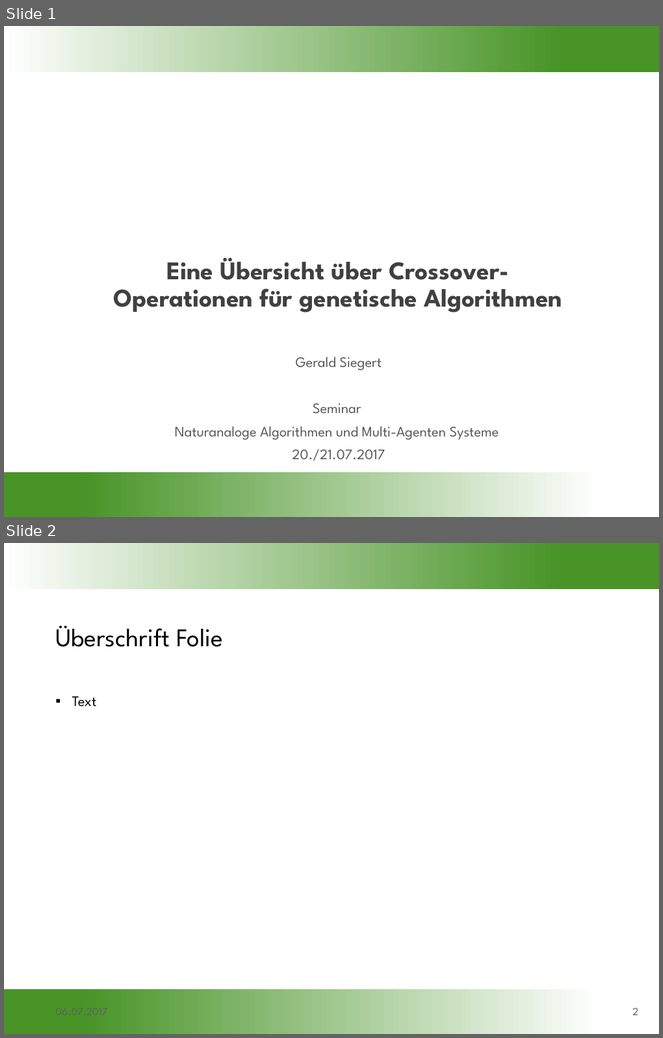
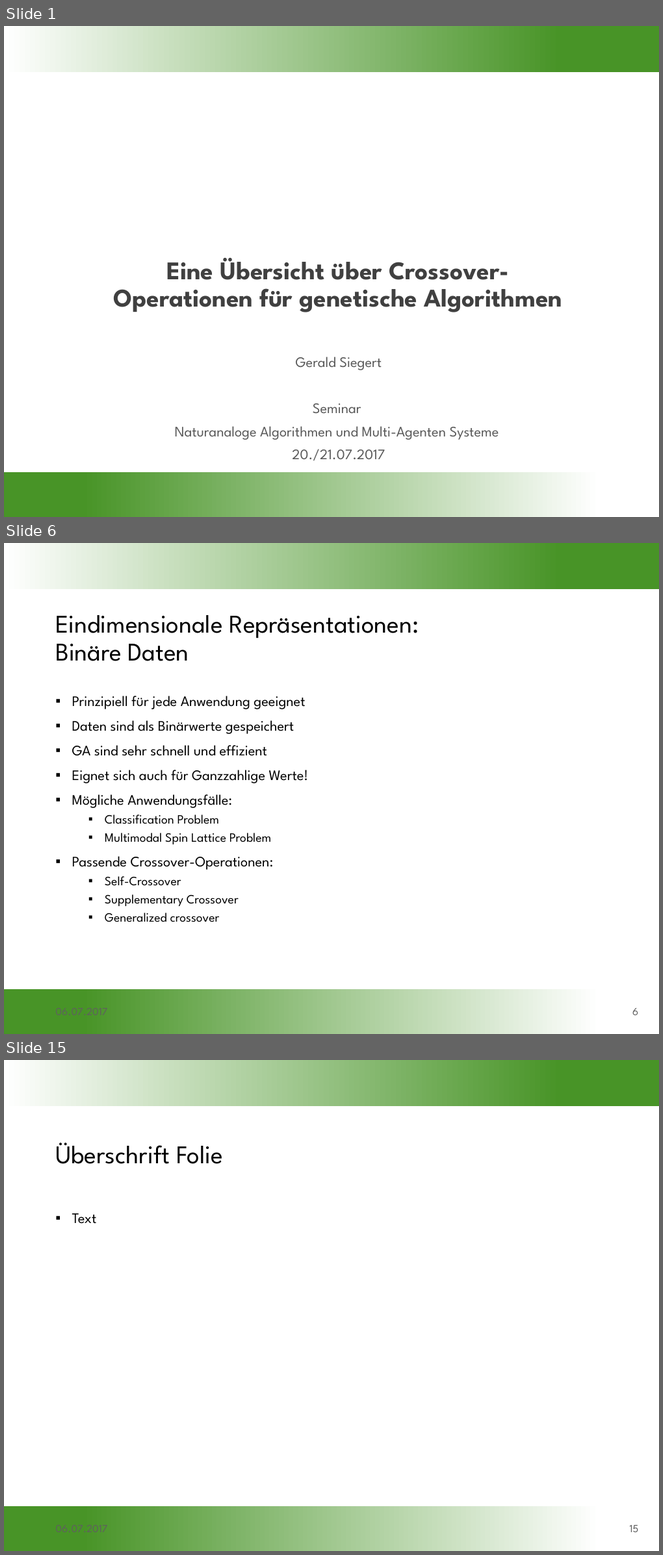
Before and after one commit to gobo7793/OC-Seminar, a slide deck: Vortragsfolien.pptx. Shown one above the other, each under a label of ours: slides 1 and 2 before the commit, slides 1, 6 and 15 after it; the slides between them are not shown. The pictures are 663x1038 and 663x1555 pixels, drawn with LibreOffice and Linux fonts; fonts in the diff are those of the drawing; background and template pictures are left out. Boxes give left, top, right and bottom in pixels: in the first picture for what was removed or moved away, otherwise in the second. Text is boxed around its words. In the diff, an @@ line names an element or a change of style, - is before the commit and + after.

```diff
--- a/Vortragsfolien.pptx
+++ b/Vortragsfolien.pptx
@@ slide 6 added at (x1=4, y1=543, x2=659, y2=1034), background #FFFFFF; not listed: 2 template elements that a slide beside it also shows @@
@@ title added at (x1=55, y1=615, x2=419, y2=661), 28 pt, text #000000 @@
+Eindimensionale Repräsentationen:
+Binäre Daten
@@ text added at (x1=72, y1=696, x2=309, y2=923), 16 pt, text #000000 @@
+▪ Prinzipiell für jede Anwendung geeignet
+▪ Daten sind als Binärwerte gespeichert
+▪ GA sind sehr schnell und effizient
+▪ Eignet sich auch für Ganzzahlige Werte!
+▪ Mögliche Anwendungsfälle:
+  ▪ Classification Problem
+  ▪ Multimodal Spin Lattice Problem
+▪ Passende Crossover-Operationen:
+  ▪ Self-Crossover
+  ▪ Supplementary Crossover
+  ▪ Generalized crossover
@@ text added at (x1=50, y1=999, x2=196, y2=1025), 12 pt, text #5F5F5F @@
+06.07.2017
@@ page number added at (x1=633, y1=1008, x2=638, y2=1016), 12 pt, text #5F5F5F @@
+6
@@ what was slide 2 is now slide 15 @@
@@ page number at (x1=630, y1=1525, x2=639, y2=1533): text changed @@
-2
+15
```
Also in this commit, not shown: 12 other slides added.
